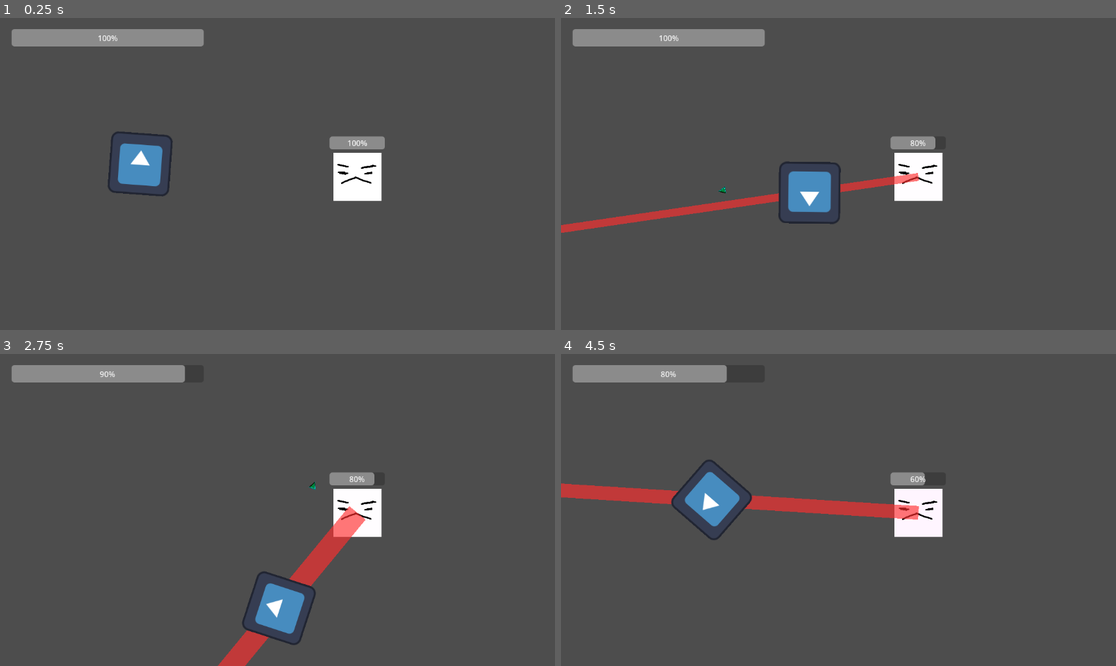
Above: before the commit, frames 1-4 (two rows, left to right).
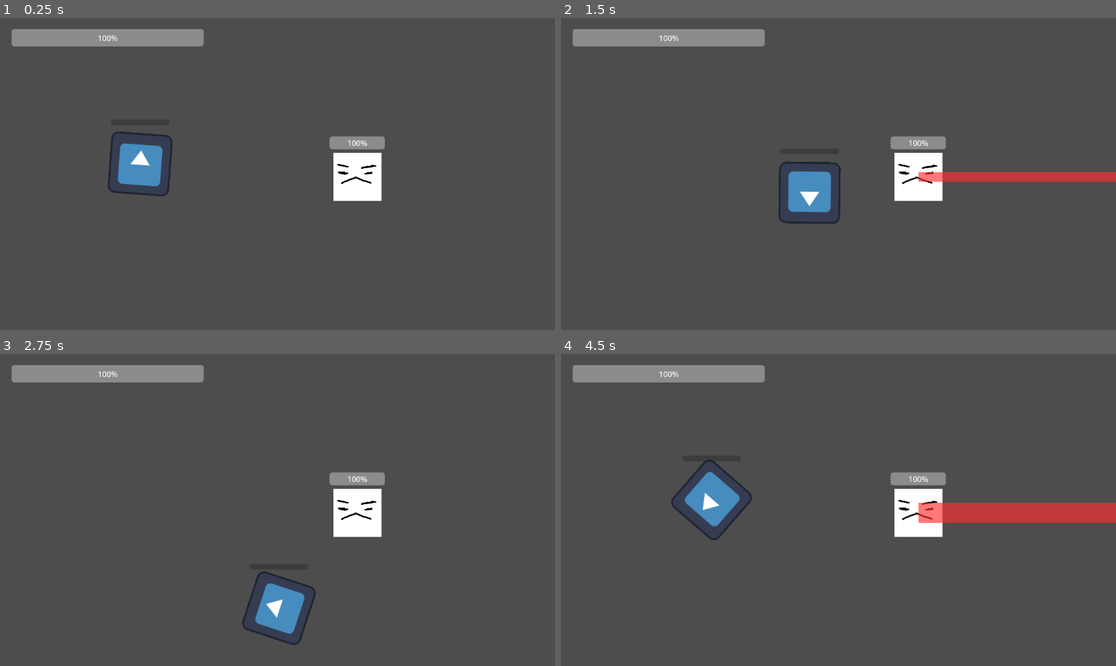
Above: after the commit, the same moments.

Repository: orznull/acerola-jam-2024
Game: Godot game, scene res://scenes/test_scene.tscn
The game is run twice, just before and just after one commit, with the same random seed, the same clock (stepped at 60 frames per second) and the same inputs. The engine's default icon, where the game draws it, is replaced by a stand-in: a white triangle on a blue panel in a dark square.
Inputs (mouse positions are in pixels of both pictures, inside the frame that each line leads up to):
- Up to frame 1 (0.25 s): no input
- Up to frame 2 (1.5 s): tap Enter at 0.5 s; move the mouse to (960, 158) at 0.52 s; hold D (move_right) 0.53-1.28 s; click (960, 158) at 0.6 s; move the mouse to (727, 189) at 1.27 s; hold S (move_down) from 1.28 s (still down); click (727, 189) at 1.35 s
- Up to frame 3 (2.75 s): move the mouse to (333, 441) at 2.02 s; release S (move_down) at 2.03 s; hold D (move_right) from 2.03 s (still down); hold Shift (walk) from 2.03 s (still down); click (333, 441) at 2.3 s
- Up to frame 4 (4.5 s): move the mouse to (810, 572) at 2.77 s; release D (move_right) at 2.78 s; release Shift (walk) at 2.78 s; hold W (move_up) 2.78-3.53 s; click (810, 572) at 2.85 s; move the mouse to (1005, 556) at 3.52 s; hold Left (move_left) from 3.53 s (still down); click (1005, 556) at 3.6 s; move the mouse to (672, 463) at 4.27 s; tap Shift (walk) at 4.35 s

The runs differ from the first frame. In frame 2, 2.6% of the frame differs, in the area x 0-100%, y 37-69%; in frame 3, 2.0%; in frame 4, 5.2%, in the area x 0-100%, y 3-55%.
Error after the commit: Parse Error: Could not find type "WeaponsManager" in the current scope. (res://player/GlobalPlayer.gd:9)

Commit message:
implements reloading system

Diff:
--- a/enemy/enemy_weapons/enemy_weapon.gd
+++ b/enemy/enemy_weapons/enemy_weapon.gd
@@ -2,7 +2,7 @@
 class_name EnemyWeapon
 
 var shooting = false
-func shoot(_init_pos: Vector2):
+func shoot():
 	pass
 
 func _process(delta):
--- a/enemy/enemy_weapons/single_shot/single_shot.gd
+++ b/enemy/enemy_weapons/single_shot/single_shot.gd
@@ -2,23 +2,29 @@
 
 var PROJECTILE_SCENE = preload ("res://projectile/basic/basic_enemy_projectile.tscn")
 
-const LINE_INITIAL_WIDTH = 50.0
+@export var ROTATION_SPEED = 2
 
-const SHOOT_INTERVAL = 0.7
+@export var LINE_INITIAL_WIDTH = 50.0
+
+@export var SHOOT_INTERVAL = 0.7
 var shoot_timer = SHOOT_INTERVAL
 
-const COOLDOWN_INTERVAL = 0.3
+@export var COOLDOWN_INTERVAL = 0.3
 var cooldown_timer = COOLDOWN_INTERVAL
 
 var dead = false
 
-func shoot(init_pos: Vector2):
+func _ready():
+	if (GlobalPlayer.player):
+		rotation = (GlobalPlayer.player.global_position - global_position).angle()
+
+func shoot():
 	var player = GlobalPlayer.player
 	if player == null:
 		return
 	var bullet: Projectile = PROJECTILE_SCENE.instantiate()
 	get_tree().root.add_child(bullet)
-	bullet.init(init_pos, player.position)
+	bullet.init(global_position, global_position + Vector2.RIGHT.rotated(rotation))
 
 func onDilatedProcess(delta):
 
@@ -35,15 +41,20 @@
 		$IndicatorLine.width = 0
 
 func process_shooting(delta):
-
-	rotation = (GlobalPlayer.player.global_position - global_position).angle()
-
 	if cooldown_timer > 0:
 		cooldown_timer -= delta
 	elif shoot_timer > 0:
 		shoot_timer -= delta
+
+		var target = (GlobalPlayer.player.global_position - global_position).angle()
+		var angle_diff = fposmod(target - rotation, TAU)
+		if angle_diff > PI:
+			angle_diff -= TAU
+
+		rotation = move_toward(rotation, rotation + angle_diff, delta * ROTATION_SPEED)
+
 	elif shoot_timer <= 0:
-		shoot(global_position)
+		shoot()
 		cooldown_timer = COOLDOWN_INTERVAL
 		shoot_timer = SHOOT_INTERVAL
 
--- a/player/GlobalPlayer.gd
+++ b/player/GlobalPlayer.gd
@@ -3,3 +3,7 @@
 # Player singleton that is autoloaded
 
 @export var player: Player = null
+
+@export var camera: Camera2D = null
+
+@export var weapons_manager: WeaponsManager = null
--- a/player/player.gd
+++ b/player/player.gd
@@ -9,7 +9,7 @@
 const DECELERATION = 300.0
 const WALKING_MULTIPLIER = 0.3
 
-var prev_rotation = rotation
+var prev_rotation = 0
 var angular_velocity = 0
 
 func _ready():
@@ -43,18 +43,16 @@
 
 func process_aim(delta: float):
 	var mouse_pos = get_global_mouse_position()
-	prev_rotation = float(rotation)
-	rotation = position.angle_to_point(mouse_pos)
+	prev_rotation = float($Sprite2D.rotation)
+	$Sprite2D.rotation = position.angle_to_point(mouse_pos)
 
-	var angle_diff = fposmod(rotation - prev_rotation, TAU)
+	var angle_diff = fposmod($Sprite2D.rotation - prev_rotation, TAU)
 	if angle_diff > PI:
 		angle_diff -= TAU
 	angular_velocity = abs(angle_diff) / delta
 
 	if Input.is_action_just_pressed("shoot"):
-		var weapons = $Weapons.get_children()
-		if len(weapons) > 0 and weapons[0] is Weapon:
-			weapons[0].shoot(mouse_pos)
+		$WeaponsManager.shoot(mouse_pos)
 
 func process_time_adjustment(_delta: float):
 	var adjusted_time_scale = max(velocity.length() / RUN_SPEED, min(angular_velocity / TAU, 1))
--- a/player/player.tscn
+++ b/player/player.tscn
@@ -1,8 +1,10 @@
-[gd_scene load_steps=5 format=3 uid="uid://ct51shkpjmm4l"]
+[gd_scene load_steps=7 format=3 uid="uid://c1who8y6gom5y"]
 
 [ext_resource type="Texture2D" uid="uid://bk6pv5h2q7xwc" path="res://icon.svg" id="1_lxvr8"]
 [ext_resource type="Script" path="res://player/player.gd" id="1_yui62"]
-[ext_resource type="PackedScene" uid="uid://dmvavj2ktdnuy" path="res://weapon/basic/basic_weapon.tscn" id="3_6qpt2"]
+[ext_resource type="PackedScene" uid="uid://bk368dleqe886" path="res://player/weapons_manager/weapons_manager.tscn" id="3_pje0d"]
+[ext_resource type="Script" path="res://player/player_camera.gd" id="4_s1s10"]
+[ext_resource type="Script" path="res://player/ReloadTimerUI.gd" id="5_lge7f"]
 
 [sub_resource type="RectangleShape2D" id="RectangleShape2D_louhi"]
 size = Vector2(127, 128)
@@ -19,6 +21,16 @@
 [node name="Sprite2D" type="Sprite2D" parent="."]
 texture = ExtResource("1_lxvr8")
 
-[node name="Weapons" type="Node2D" parent="."]
+[node name="WeaponsManager" parent="." instance=ExtResource("3_pje0d")]
 
-[node name="basic_weapon" parent="Weapons" instance=ExtResource("3_6qpt2")]
+[node name="Camera2D" type="Camera2D" parent="."]
+position_smoothing_speed = 3.0
+script = ExtResource("4_s1s10")
+
+[node name="ReloadTimerUI" type="ProgressBar" parent="."]
+offset_left = -61.0
+offset_top = -92.0
+offset_right = 61.0
+offset_bottom = -80.0
+show_percentage = false
+script = ExtResource("5_lge7f")
--- a/ui/battle_ui/battle_ui.tscn
+++ b/ui/battle_ui/battle_ui.tscn
@@ -1,13 +1,12 @@
-[gd_scene load_steps=2 format=3 uid="uid://dknxmmef37rb3"]
+[gd_scene load_steps=3 format=3 uid="uid://dknxmmef37rb3"]
 
 [ext_resource type="Script" path="res://ui/battle_ui/player_health_bar.gd" id="1_2pqdb"]
+[ext_resource type="Script" path="res://ui/battle_ui/battle_ui.gd" id="1_mkngd"]
 
-[node name="battle_ui" type="Control"]
-layout_mode = 3
-anchors_preset = 0
+[node name="battle_ui" type="CanvasLayer"]
+script = ExtResource("1_mkngd")
 
 [node name="player_health_bar" type="ProgressBar" parent="."]
-layout_mode = 0
 offset_left = 24.0
 offset_top = 23.0
 offset_right = 423.0
--- a/ui/battle_ui/player_health_bar.gd
+++ b/ui/battle_ui/player_health_bar.gd
@@ -7,6 +7,5 @@
 
 func _process(_delta):
 	if not GlobalPlayer.player:
-		print("qaugh")
 		return
 	value = GlobalPlayer.player.health
--- a/weapon/basic/basic_weapon.gd
+++ b/weapon/basic/basic_weapon.gd
@@ -1,5 +1,4 @@
 extends Weapon
-
 const projectile = preload ("res://projectile/basic/basic_projectile.tscn")
 
 # Called when the node enters the scene tree for the first time.
@@ -8,12 +7,12 @@
 
 # Called every frame. 'delta' is the elapsed time since the previous frame.
 func _process(_delta):
+	$Crosshair.global_position = get_global_mouse_position()
+	# $AimLine.set_point_position(0, offset)
+	# $AimLine.set_point_position(1, $Crosshair.position)
 	pass
 
 func onShoot(target_pos: Vector2):
-	var player = GlobalPlayer.player
-	if player == null:
-		return
 	var bullet: Projectile = projectile.instantiate()
 	get_tree().root.add_child(bullet)
-	bullet.init(player.position, target_pos)
+	bullet.init(global_position, target_pos)
--- a/weapon/basic/basic_weapon.tscn
+++ b/weapon/basic/basic_weapon.tscn
@@ -1,6 +1,19 @@
-[gd_scene load_steps=2 format=3 uid="uid://dmvavj2ktdnuy"]
+[gd_scene load_steps=4 format=3 uid="uid://dmvavj2ktdnuy"]
 
 [ext_resource type="Script" path="res://weapon/basic/basic_weapon.gd" id="1_4g30d"]
+[ext_resource type="Texture2D" uid="uid://bn5e8dd6xghof" path="res://weapon/basic/placeholder_basic.png" id="2_65xnu"]
+[ext_resource type="Texture2D" uid="uid://c3276vyfth73j" path="res://weapon/basic/crosshair_placeholder.png" id="3_3qb3m"]
 
-[node name="basic_weapon" type="Node2D"]
+[node name="basic_weapon" type="Sprite2D"]
+texture = ExtResource("2_65xnu")
+offset = Vector2(150, 0)
 script = ExtResource("1_4g30d")
+
+[node name="Crosshair" type="Sprite2D" parent="."]
+texture = ExtResource("3_3qb3m")
+
+[node name="AimLine" type="Line2D" parent="."]
+visible = false
+points = PackedVector2Array(0, 0, 0, 0)
+width = 1.0
+default_color = Color(1, 1, 1, 0.505882)
--- a/weapon/weapon.gd
+++ b/weapon/weapon.gd
@@ -1,4 +1,4 @@
-extends Node
+extends Sprite2D
 
 class_name Weapon
 
